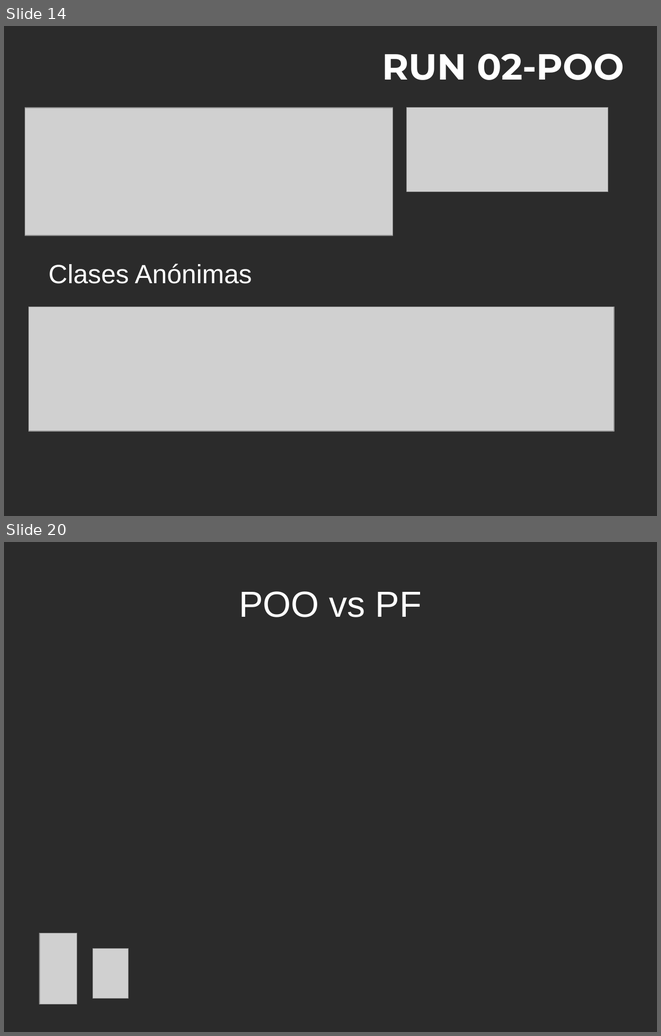
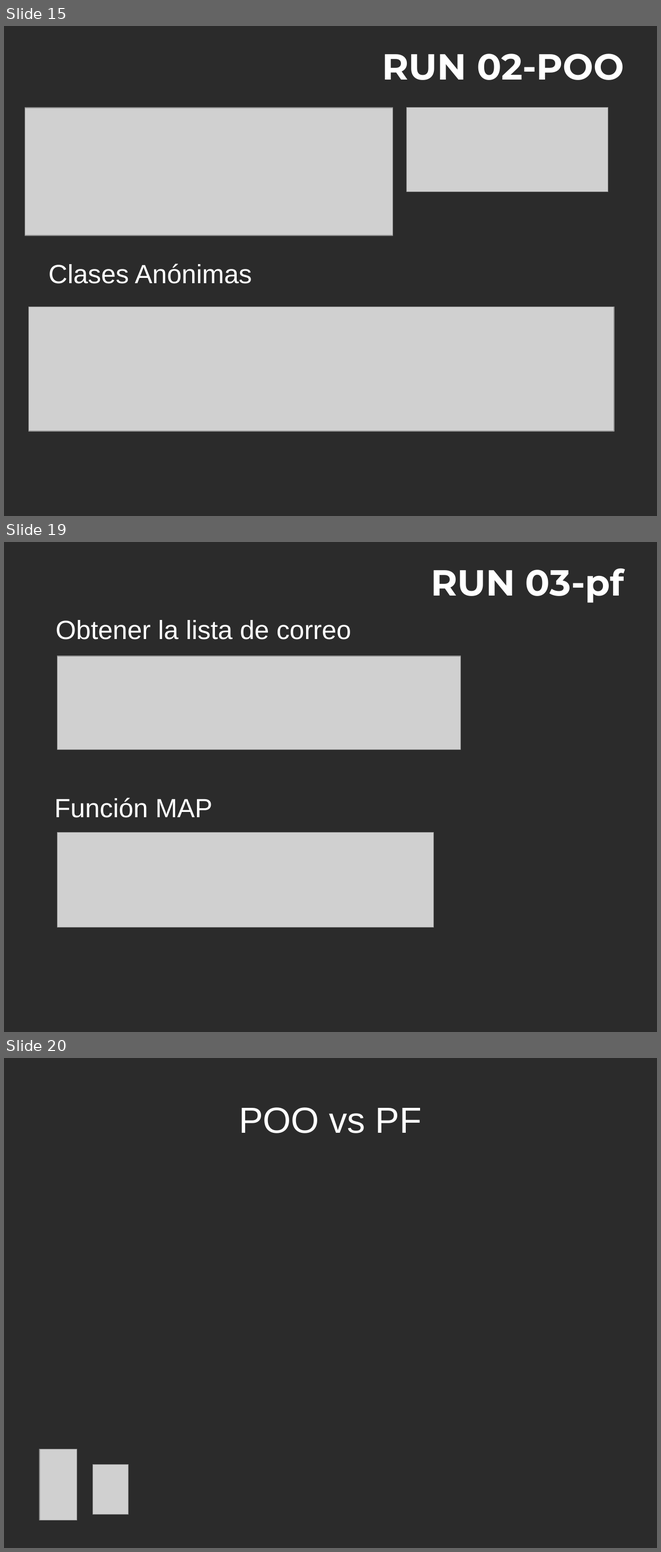
Before and after one commit to yracnet/java-fp, a slide deck: java-fp.odp. Shown one above the other, each under a label of ours: slides 14 and 20 before the commit, slides 15, 19 and 20 after it; the slides between them are not shown. The pictures are 661x1036 and 661x1552 pixels, drawn with LibreOffice and Linux fonts; fonts in the diff are those of the drawing; grey boxes stand for pictures; background and template pictures are left out; a plain dark background stands for a picture behind light text. Boxes give left, top, right and bottom in pixels: in the first picture for what was removed or moved away, otherwise in the second. Text is boxed around its words. In the diff, an @@ line names an element or a change of style, - is before the commit and + after.

```diff
--- a/java-fp.odp
+++ b/java-fp.odp
@@ slide 19 added at [4,542,657,1032], background picture (left out) @@
@@ title added at [431,568,624,603], 44 pt, text #FFFFFF, bold @@
+RUN 03-pf
@@ text added at [55,620,351,640], 32 pt, text #FFFFFF @@
+Obtener la lista de correo
@@ picture added at [58,656,461,749] @@
@@ text added at [54,797,213,818], 32 pt, text #FFFFFF @@
+Función MAP
@@ picture added at [58,832,434,927] @@
@@ what was slide 14 is now slide 15 @@
```
Also in this commit, not shown: 3 slides changed, 1 other file.
